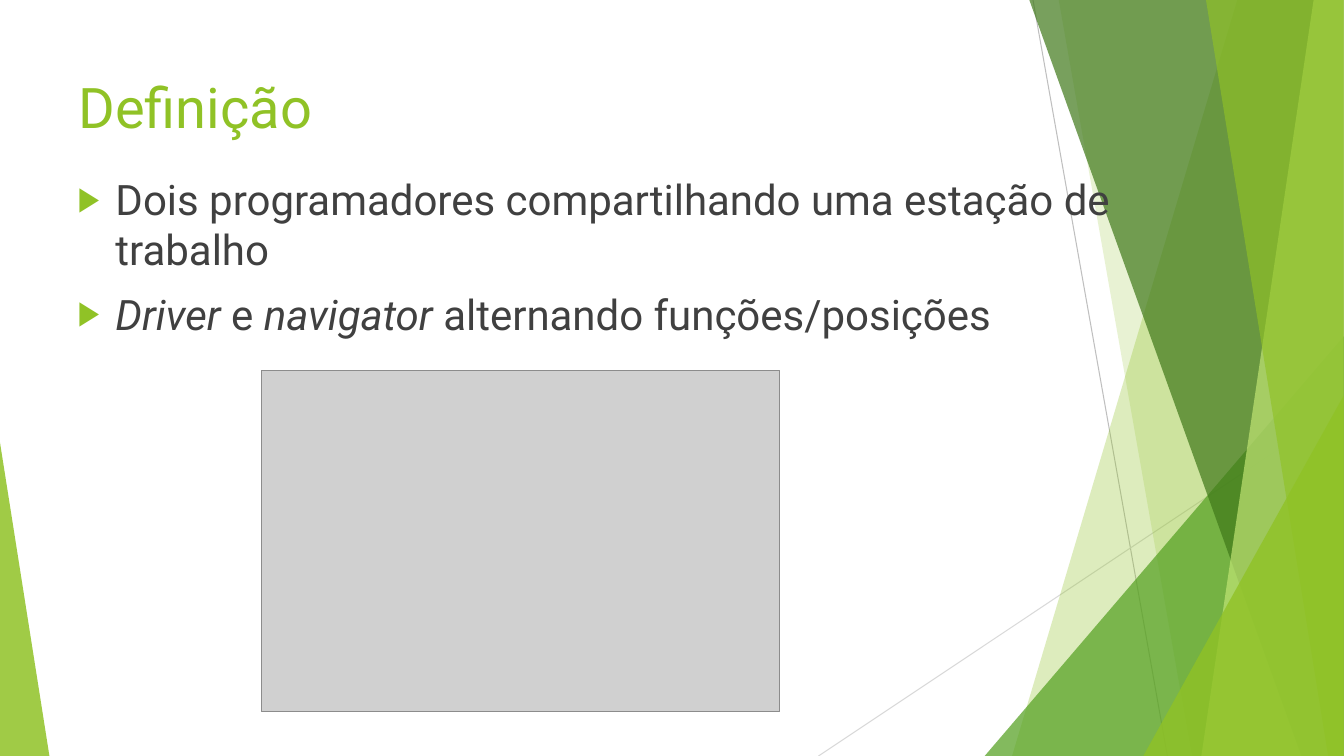
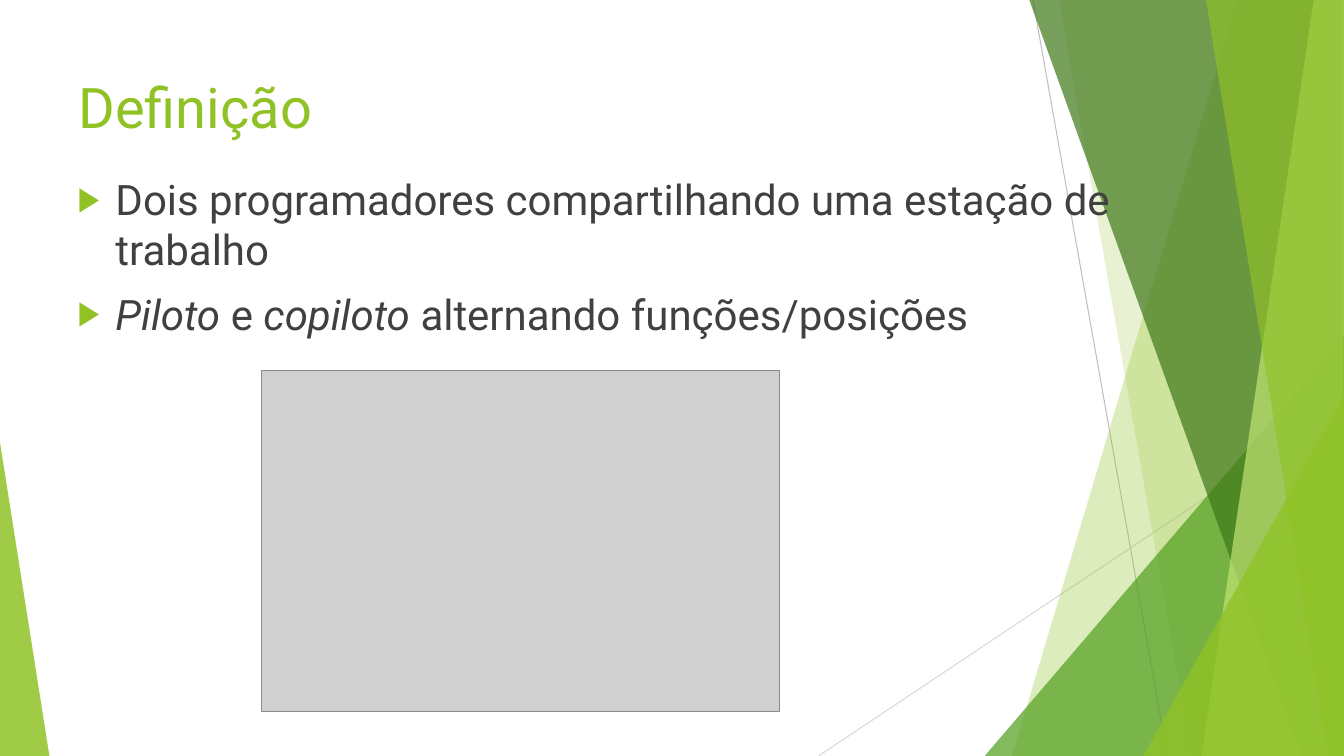
Before and after one commit to sdifiore/EngSoft, a slide deck: slide 3 of Programação em Par.pptx. Drawn at 1344x756 pixels with LibreOffice and Linux fonts; fonts in the diff are those of the drawing; grey boxes stand for pictures. Boxes give left, top, right and bottom in pixels: in the first picture for what was removed or moved away, otherwise in the second. Text is boxed around its words. In the diff, an @@ line names an element or a change of style, - is before the commit and + after.

```diff
--- a/Programação em Par.pptx
+++ b/Programação em Par.pptx
@@ text at [115, 298, 968, 339]: text changed @@
-▶ Driver e navigator alternando funções/posições
+▶ Piloto e copiloto alternando funções/posições
```
Also in this commit, not shown: 4 other slides changed, 3 slides added, 3 slides removed.
